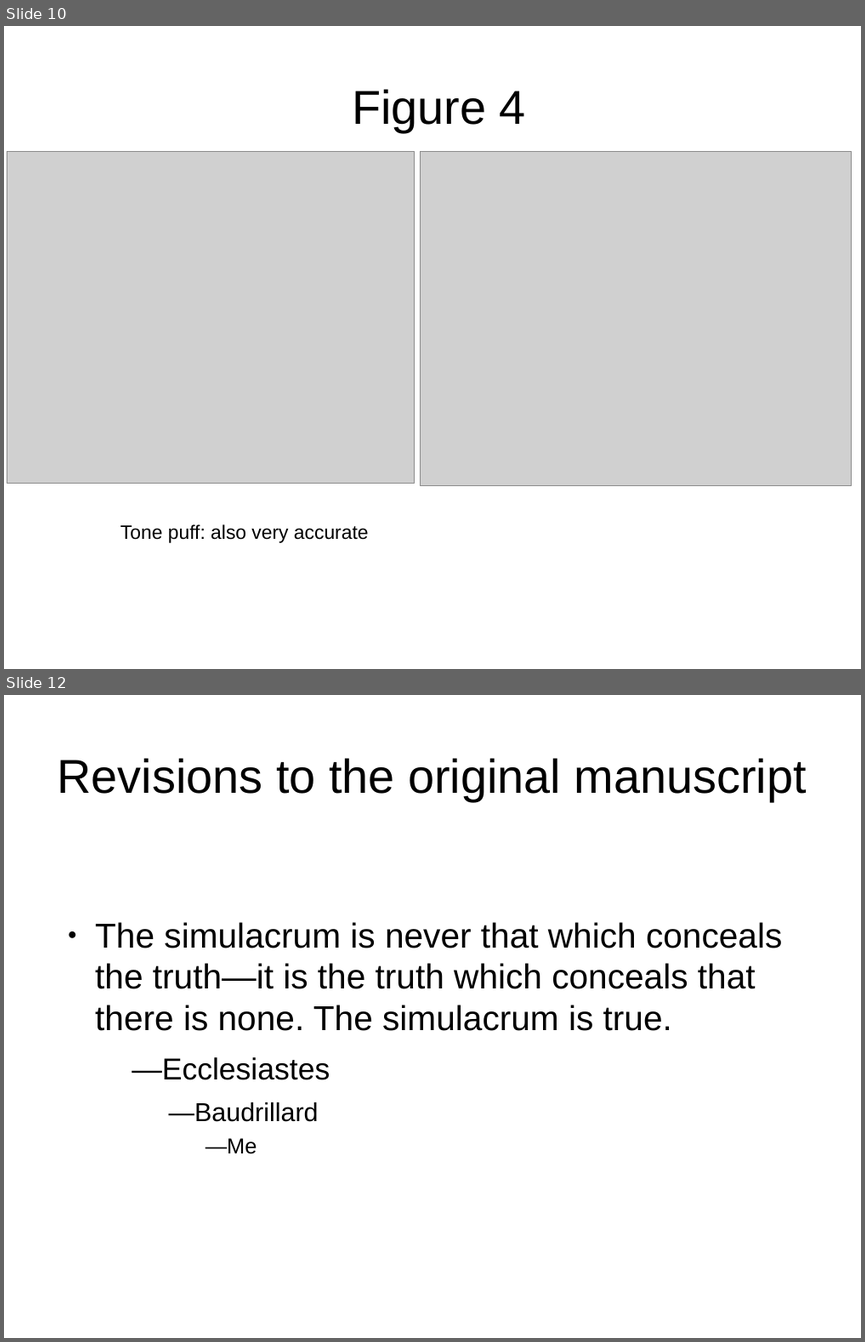
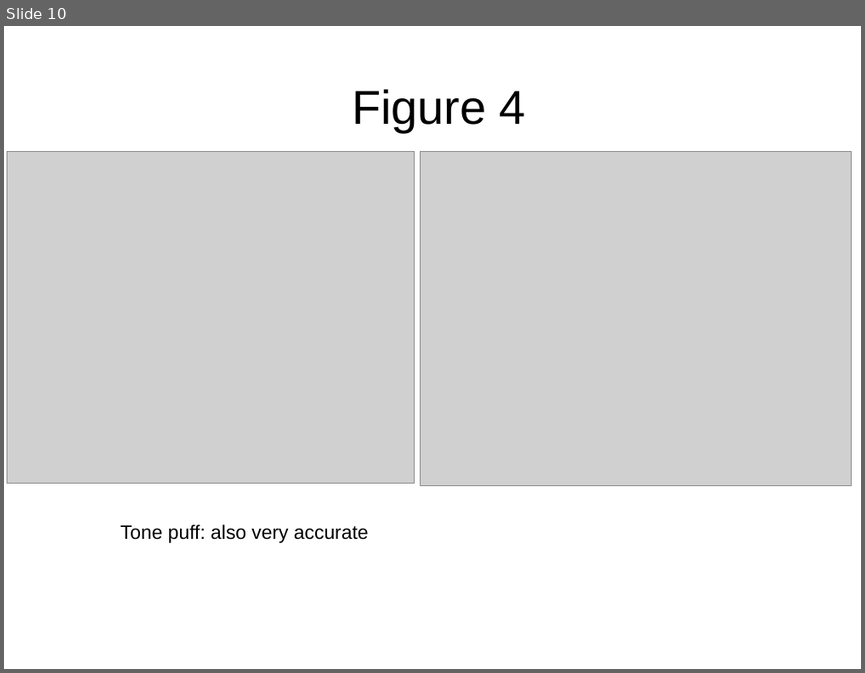
Before and after one commit to mfromano/micro-control, a slide deck: Schematics/figures_for_presentation_friday.odp. Shown one above the other, each under a label of ours: slides 10 and 12 before the commit, slide 10 after it; the slides between them are not shown. The pictures are 865x1342 and 865x673 pixels, drawn with LibreOffice and Linux fonts; fonts in the diff are those of the drawing; grey boxes stand for pictures. Boxes give left, top, right and bottom in pixels: in the first picture for what was removed or moved away, otherwise in the second. Text is boxed around its words. In the diff, an @@ line names an element or a change of style, - is before the commit and + after.

```diff
--- a/Schematics/figures_for_presentation_friday.odp
+++ b/Schematics/figures_for_presentation_friday.odp
@@ slide 12 removed at [4, 695, 861, 1338], background #FFFFFF @@
@@ title removed at [58, 758, 806, 801] @@
-Revisions to the original manuscript
@@ text removed at [95, 922, 782, 1154] @@
-● The simulacrum is never that which conceals the truth—it is the truth which conceals that there is none. The simulacrum is true.
-  —Ecclesiastes
-    —Baudrillard
-      —Me
```
Also in this commit, not shown: 3 slides changed, 5 slides added, 5 other slides removed, 10 other files.
